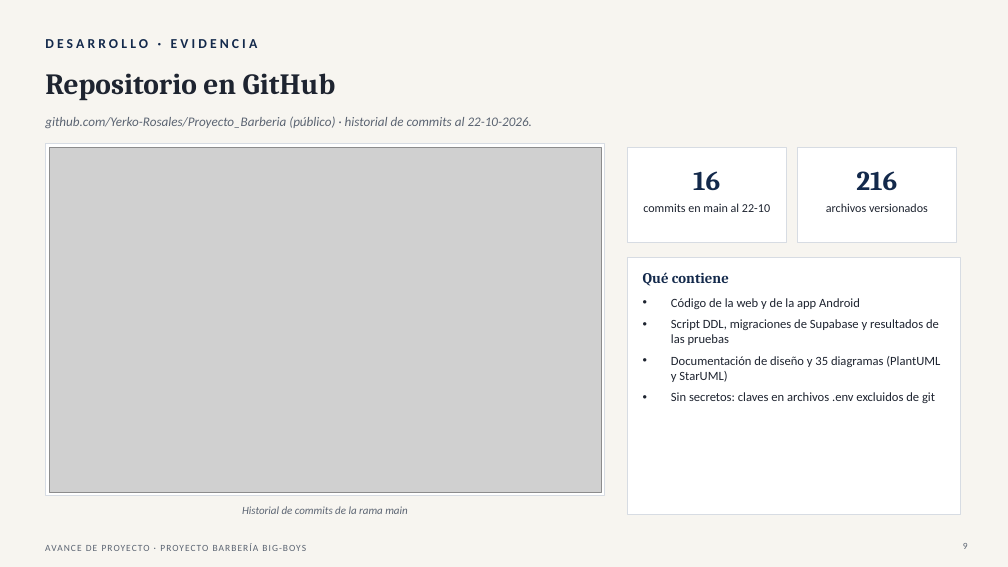
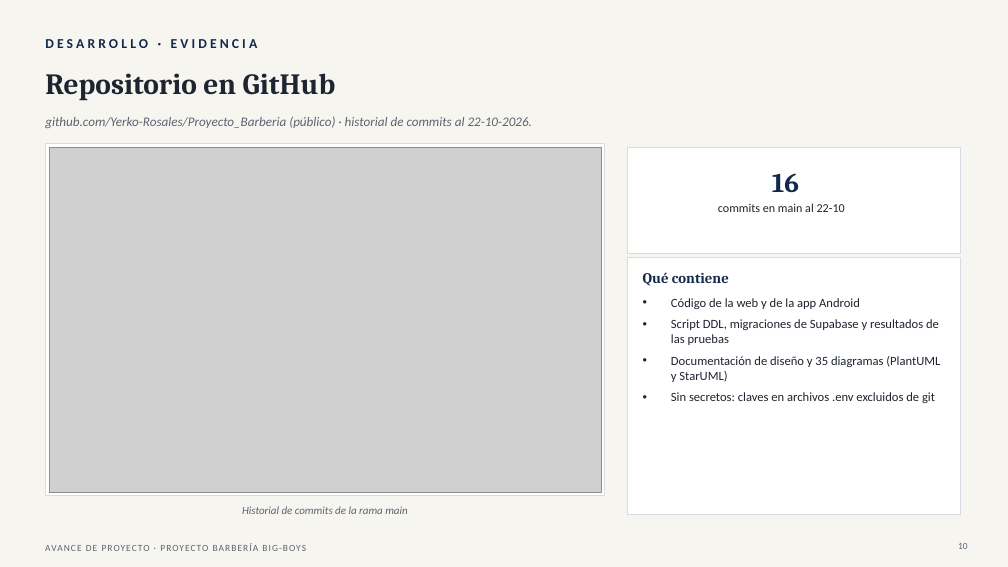
Before and after one commit to Yerko-Rosales/Proyecto_Barberia, a slide deck: slide 10 of Fase 2/Seguimiento semanal/Seguimiento_Roadmap_Proyecto_Barberia_22-10.pptx (slide 9 before the commit). Drawn at 1008x567 pixels with LibreOffice and Linux fonts; fonts in the diff are those of the drawing; grey boxes stand for pictures. Boxes give left, top, right and bottom in pixels: in the first picture for what was removed or moved away, otherwise in the second. Text is boxed around its words. In the diff, an @@ line names an element or a change of style, - is before the commit and + after.

```diff
--- a/Fase 2/Seguimiento semanal/Seguimiento_Roadmap_Proyecto_Barberia_22-10.pptx
+++ b/Fase 2/Seguimiento semanal/Seguimiento_Roadmap_Proyecto_Barberia_22-10.pptx
@@ rectangle: place and size @@
-rectangle at <box>628,147,786,242</box>
+rectangle at <box>628,147,960,253</box>
@@ rectangle removed at <box>798,147,957,242</box> @@
@@ text "16": place and size @@
-text "16" at <box>693,171,720,190</box>
+text "16" at <box>772,173,799,192</box>
@@ text removed at <box>856,171,897,190</box> @@
-216
@@ text "commits en main al 22-10": place and size @@
-text "commits en main al 22-10" at <box>643,203,770,212</box>
+text "commits en main al 22-10" at <box>718,203,845,212</box>
@@ text removed at <box>826,203,928,212</box> @@
-archivos versionados
@@ page number at <box>958,543,968,549</box>: text changed @@
-9
+10
```
Also in this commit, not shown: 8 other slides changed, 3 slides added, 1 other file.
